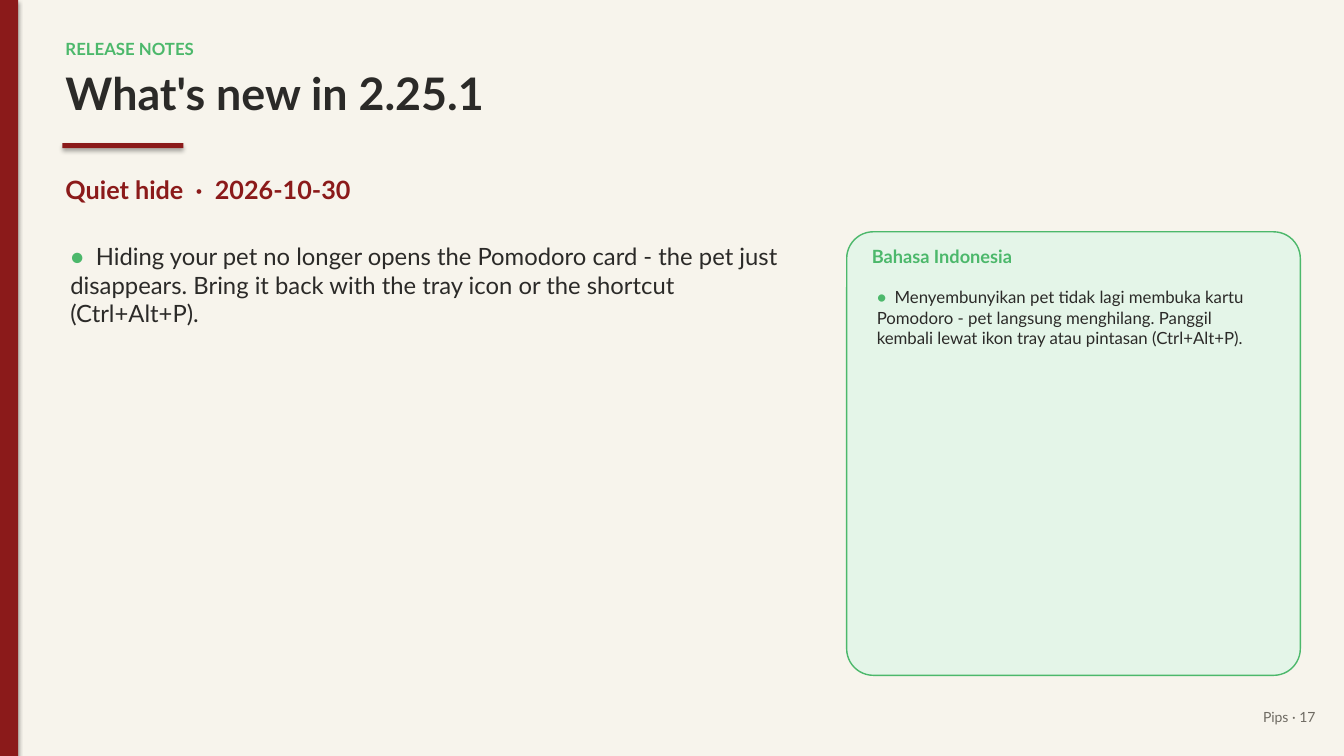
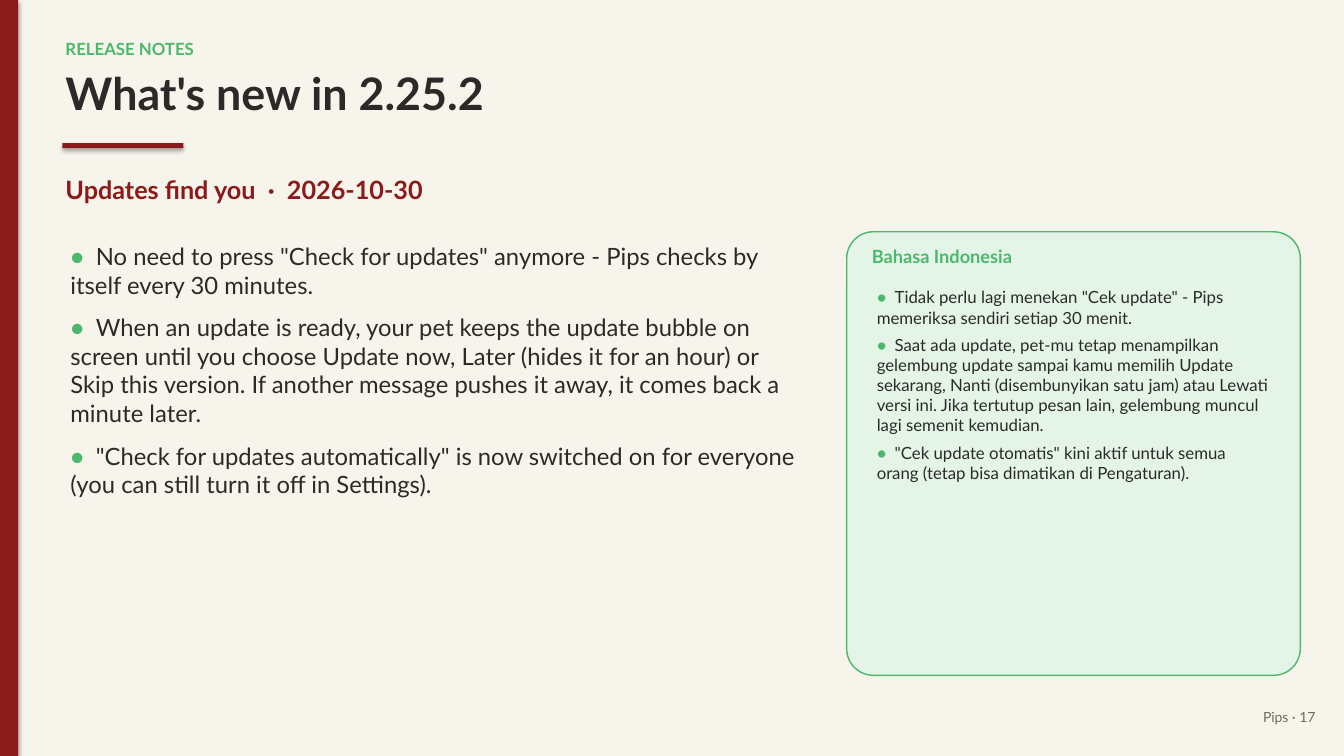
Before and after one commit to juw12/projects, a slide deck: slide 17 of apps/pips/web/download/Pips-Guide.pptx. Drawn at 1344x756 pixels with LibreOffice and Linux fonts; fonts in the diff are those of the drawing. Boxes give left, top, right and bottom in pixels: in the first picture for what was removed or moved away, otherwise in the second. Text is boxed around its words. In the diff, an @@ line names an element or a change of style, - is before the commit and + after.

Commit message:
pips 2.25.2: Updates find you

```diff
--- a/apps/pips/web/download/Pips-Guide.pptx
+++ b/apps/pips/web/download/Pips-Guide.pptx
@@ text at <box>65,76,484,111</box>: text changed @@
-What's new in 2.25.1
+What's new in 2.25.2
@@ text at <box>65,180,423,204</box>: text changed @@
-Quiet hide · 2026-10-30
+Updates find you · 2026-10-30
@@ text at <box>70,247,795,498</box>: text changed @@
-• Hiding your pet no longer opens the Pomodoro card - the pet just disappears. Bring it back with the tray icon or the shortcut (Ctrl+Alt+P).
+• No need to press "Check for updates" anymore - Pips checks by itself every 30 minutes.
+• When an update is ready, your pet keeps the update bubble on screen until you choose Update now, Later (hides it for an hour) or Skip this version. If another message pushes it away, it comes back a minute later.
+• "Check for updates automatically" is now switched on for everyone (you can still turn it off in Settings).
@@ text at <box>877,290,1267,482</box>: text changed @@
-• Menyembunyikan pet tidak lagi membuka kartu Pomodoro - pet langsung menghilang. Panggil kembali lewat ikon tray atau pintasan (Ctrl+Alt+P).
+• Tidak perlu lagi menekan "Cek update" - Pips memeriksa sendiri setiap 30 menit.
+• Saat ada update, pet-mu tetap menampilkan gelembung update sampai kamu memilih Update sekarang, Nanti (disembunyikan satu jam) atau Lewati versi ini. Jika tertutup pesan lain, gelembung muncul lagi semenit kemudian.
+• "Cek update otomatis" kini aktif untuk semua orang (tetap bisa dimatikan di Pengaturan).
```
Also in this commit, not shown: 2 other slides changed, 10 other files.
